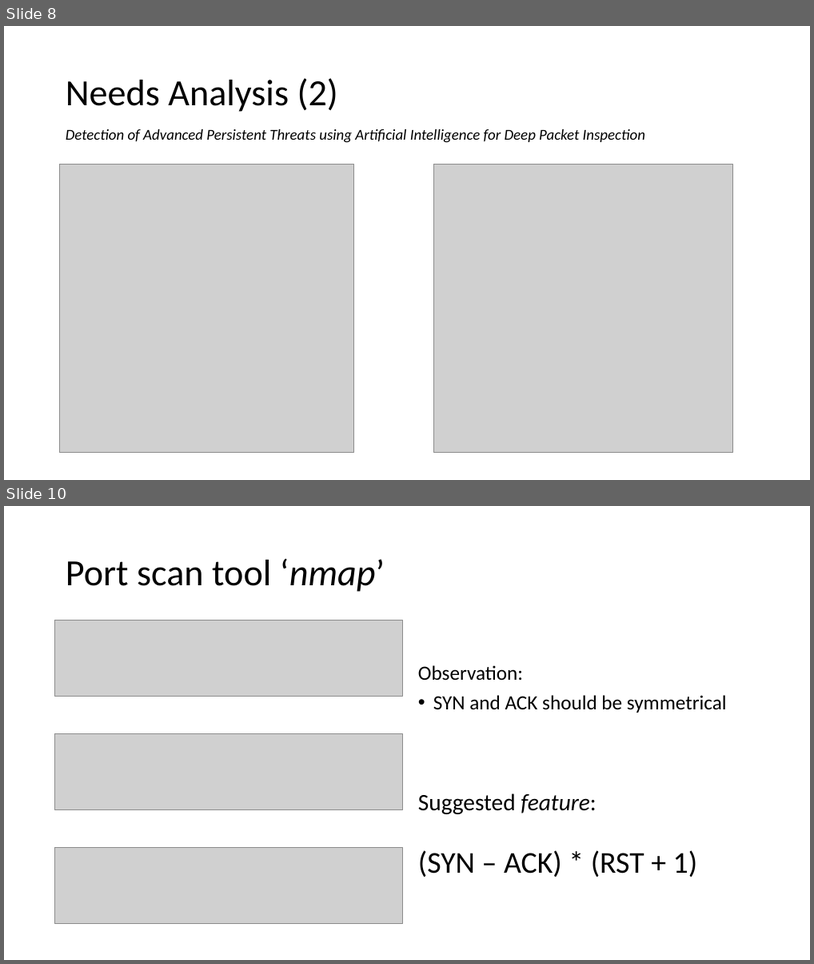
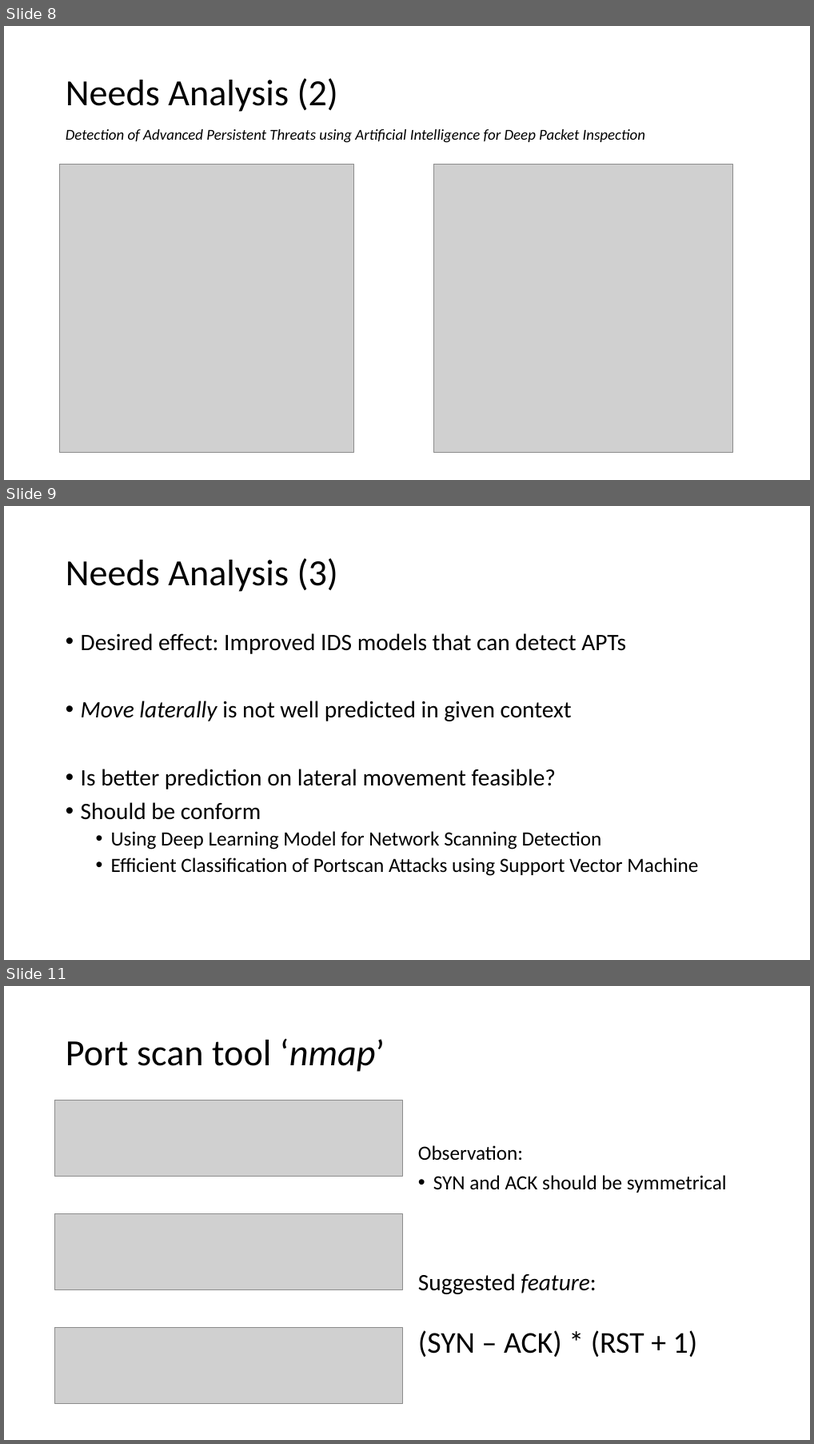
Before and after one commit to ejdoff/cyberhunt2021, a slide deck: ATW_APT_Presentation/EDA-Presentation.pptx. Shown one above the other, each under a label of ours: slides 8 and 10 before the commit, slides 8, 9 and 11 after it; the slides between them are not shown. The pictures are 814x964 and 814x1444 pixels, drawn with LibreOffice and Linux fonts; fonts in the diff are those of the drawing; grey boxes stand for pictures. Boxes give left, top, right and bottom in pixels: in the first picture for what was removed or moved away, otherwise in the second. Text is boxed around its words. In the diff, an @@ line names an element or a change of style, - is before the commit and + after.

```diff
--- a/ATW_APT_Presentation/EDA-Presentation.pptx
+++ b/ATW_APT_Presentation/EDA-Presentation.pptx
@@ slide 9 added at (x1=4, y1=506, x2=810, y2=960), background #FFFFFF @@
@@ title added at (x1=66, y1=558, x2=338, y2=592), 44 pt, text #000000 @@
+Needs Analysis (3)
@@ text added at (x1=81, y1=633, x2=698, y2=876), 28 pt, text #000000 @@
+• Desired effect: Improved IDS models that can detect APTs
+• Move laterally is not well predicted in given context
+• Is better prediction on lateral movement feasible?
+• Should be conform
+  • Using Deep Learning Model for Network Scanning Detection
+  • Efficient Classification of Portscan Attacks using Support Vector Machine
@@ what was slide 10 is now slide 11 @@
```
Also in this commit, not shown: 4 slides changed.
